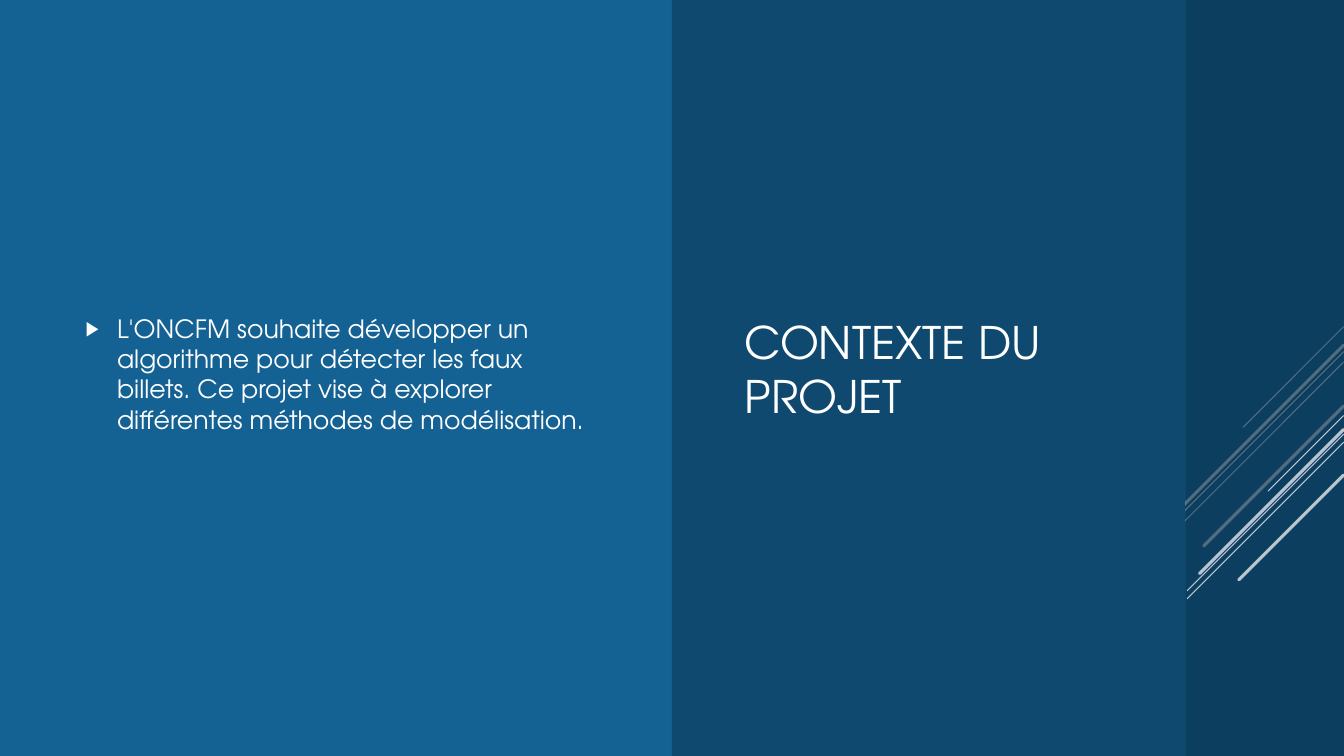
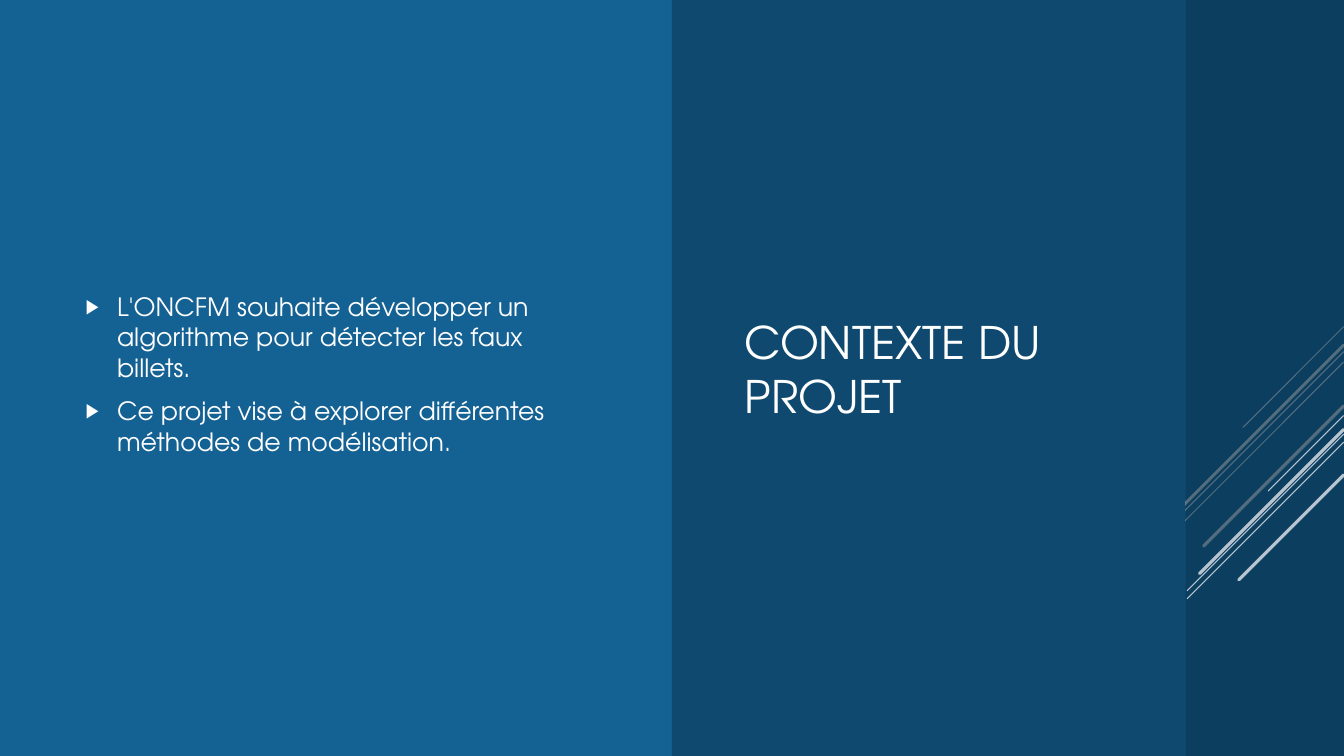
Before and after one commit to obenmaha/App-d-tection-faux-billet, a slide deck: slide 2 of Projet ONCFM.pptx. Drawn at 1344x756 pixels with LibreOffice and Linux fonts; fonts in the diff are those of the drawing. Boxes give left, top, right and bottom in pixels: in the first picture for what was removed or moved away, otherwise in the second. Text is boxed around its words. In the diff, an @@ line names an element or a change of style, - is before the commit and + after.

```diff
--- a/Projet ONCFM.pptx
+++ b/Projet ONCFM.pptx
@@ text at (117,297,545,452): text changed @@
-▶ L'ONCFM souhaite développer un algorithme pour détecter les faux billets. Ce projet vise à explorer différentes méthodes de modélisation.
+▶ L'ONCFM souhaite développer un algorithme pour détecter les faux billets.
+▶ Ce projet vise à explorer différentes méthodes de modélisation.
```
Also in this commit, not shown: 5 other slides changed, 2 slides added, 3 other files.
